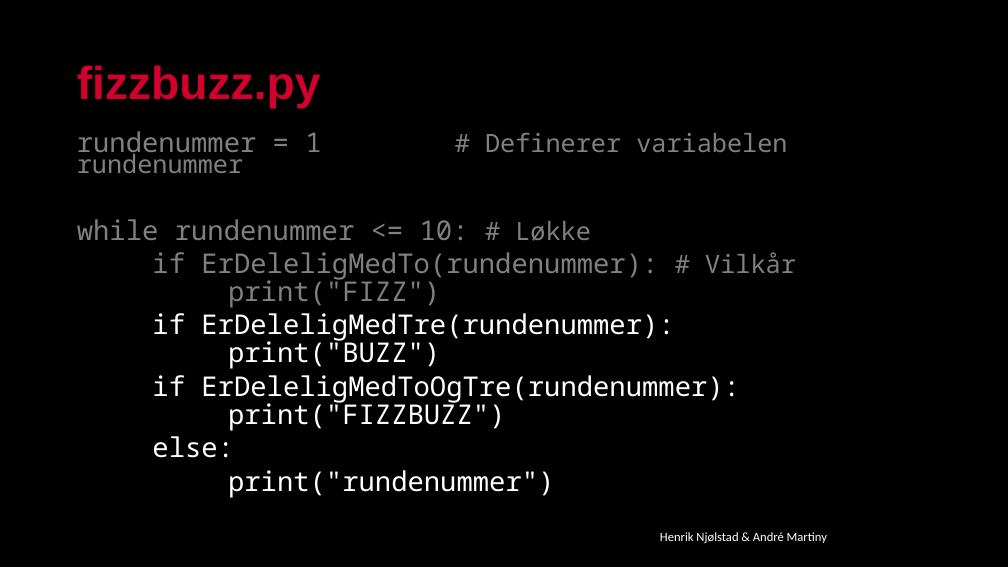
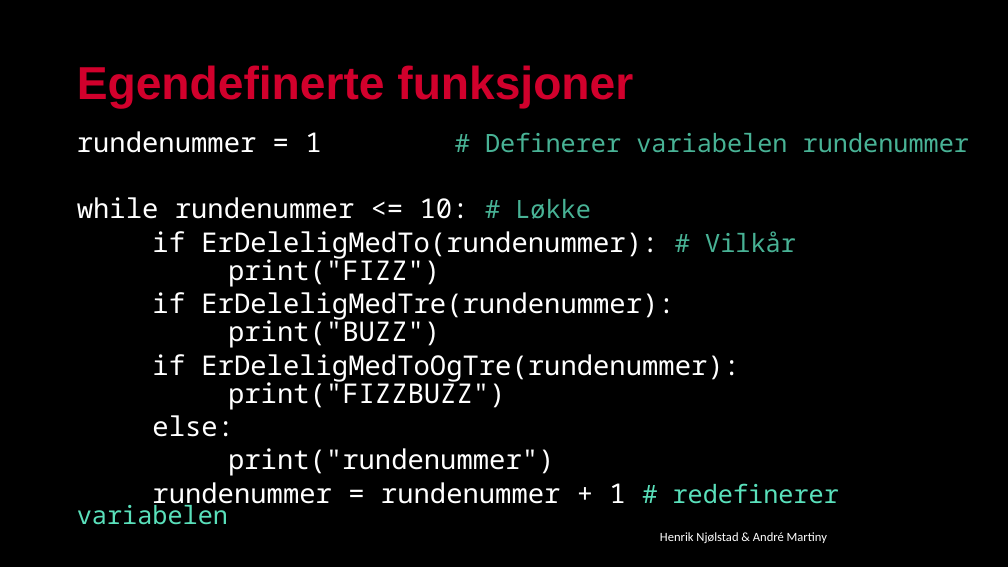
Before and after one commit to kodelaben/kodelaben.github.io, a slide deck: slide 10 of _drafts/Oppgaver/Workshop/Workshop_2PP.pptx (slide 15 before the commit). Drawn at 1008x567 pixels with LibreOffice and Linux fonts; fonts in the diff are those of the drawing; background and template pictures are left out. Boxes give left, top, right and bottom in pixels: in the first picture for what was removed or moved away, otherwise in the second. Text is boxed around its words. In the diff, an @@ line names an element or a change of style, - is before the commit and + after.

```diff
--- a/_drafts/Oppgaver/Workshop/Workshop_2PP.pptx
+++ b/_drafts/Oppgaver/Workshop/Workshop_2PP.pptx
@@ title at (77,65,633,109): text changed @@
-fizzbuzz.py
+Egendefinerte funksjoner
@@ text at (77,131,969,287): text colour #808080 to #FFFFFF in "rundenummer = 1", "while rundenummer <= 10:", "if ErDeleligMedTo(rundenummer):", "print("FIZZ")"; text colour #808080 to #48B295 in "# Definerer variabelen rundenummer", "# Løkke", "# Vilkår" @@
@@ text at (77,482,839,525): paragraph added @@
+rundenummer = rundenummer + 1 # redefinerer variabelen
```
Also in this commit, not shown: 3 other slides changed, 3 slides added, 7 slides removed, 8 other files.
